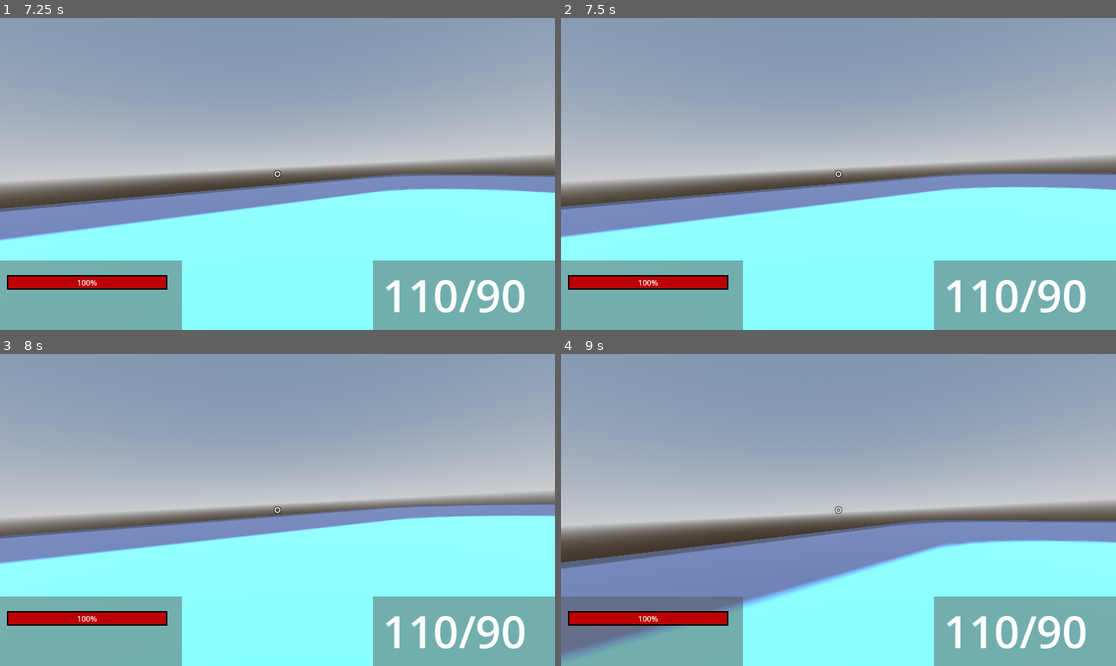
Above: before the commit, frames 1-4 (two rows, left to right).
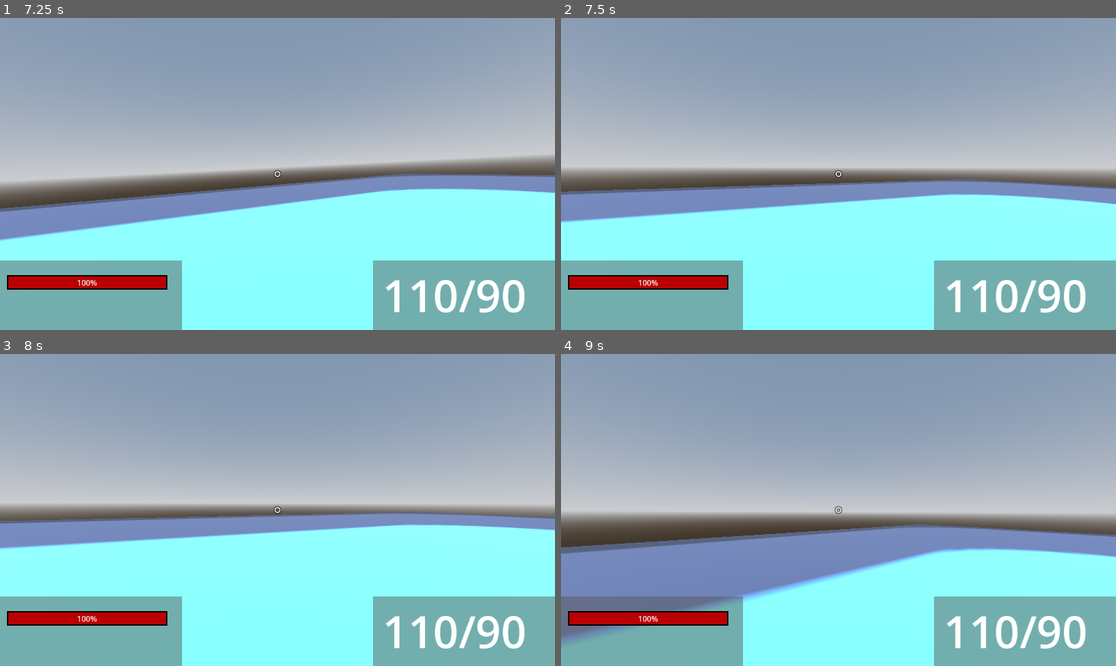
Above: after the commit, the same moments.

Repository: felipepreuss/projeto-ezequiel
Game: Godot game, scene res://Scenes/menu.tscn
Same seed, same stepped clock (60 frames per second), same inputs: the game is played once before the commit and once after it. The engine's default icon, where the game draws it, is replaced by a stand-in: a white triangle on a blue panel in a dark square.
Inputs (mouse positions are in pixels of both pictures, inside the frame that each line leads up to):
- Up to frame 1 (7.25 s): click "Play" at 0.5 s; move the mouse to (305, 174) at 1.27 s; hold W (Forward) 1.28-6.53 s; tap Space (Jump) at 1.52, 2.27, 3.77, 4.52, 5.27, 6.77 s; move the mouse to (249, 174) at 2.02 s; move the mouse to (288, 167) at 2.77 s; move the mouse to (271, 180) at 3.52 s; move the mouse to (316, 177) at 4.27 s; move the mouse to (233, 170) at 5.02 s; move the mouse to (283, 174) at 5.77 s; move the mouse to (255, 167) at 6.52 s; hold D (Right) from 6.53 s (still down)
- Up to frame 2 (7.5 s): move the mouse to (866, 174) at 7.27 s; release D (Right) at 7.28 s; hold W (Forward) from 7.28 s (still down)
- Up to frame 3 (8 s): keep holding W (Forward); tap Space (Jump) at 7.52 s
- Up to frame 4 (9 s): keep holding W (Forward); move the mouse to (810, 510) at 8.02 s; tap Space (Jump) at 8.27 s; move the mouse to (849, 503) at 8.77 s

Frame 1 is identical in both runs. In frame 2, 9.8% of the frame differs, in the area x 0-100%, y 44-71%; in frame 3, 8.5%; in frame 4, 11%, in the area x 0-100%, y 47-98%.

Commit message:
[VT] Update Camera
Co-Authored-By: preuss <87501978+felipepreuss@users.noreply.github.com>

Diff:
--- a/Script/p_.gd
+++ b/Script/p_.gd
@@ -28,17 +28,16 @@
 	# Add the gravity.
 	if Input.is_action_pressed("Left"):
 		Camera.rotate_z(deg_to_rad(strafe_rotation))
-		if not Input.is_action_pressed("Left"):
-			if Camera.rotation.z > 0:
-				Camera.rotate_z(deg_to_rad(strafe_rotation * 0.5))
-	elif Input.is_action_pressed("Right"):
+
+	if not Input.is_action_pressed("Left"):
+		if Camera.rotation.z > 0:
+			Camera.rotate_z(-deg_to_rad(strafe_rotation * 0.5))
+	if Input.is_action_pressed("Right"):
 		Camera.rotate_z(-deg_to_rad(strafe_rotation))
-		if not Input.is_action_pressed("Right"):
-			if Camera.rotation.z < 0:
-				Camera.rotate_z(deg_to_rad(-strafe_rotation*0.5))
 
-
-
+	if not Input.is_action_pressed("Right"):
+		if Camera.rotation.z < 0:
+			Camera.rotate_z(deg_to_rad(strafe_rotation*0.5))
 
 	Camera.rotation.z = clamp(Camera.rotation.z , -0.05, 0.05)
 	if not is_on_floor():
